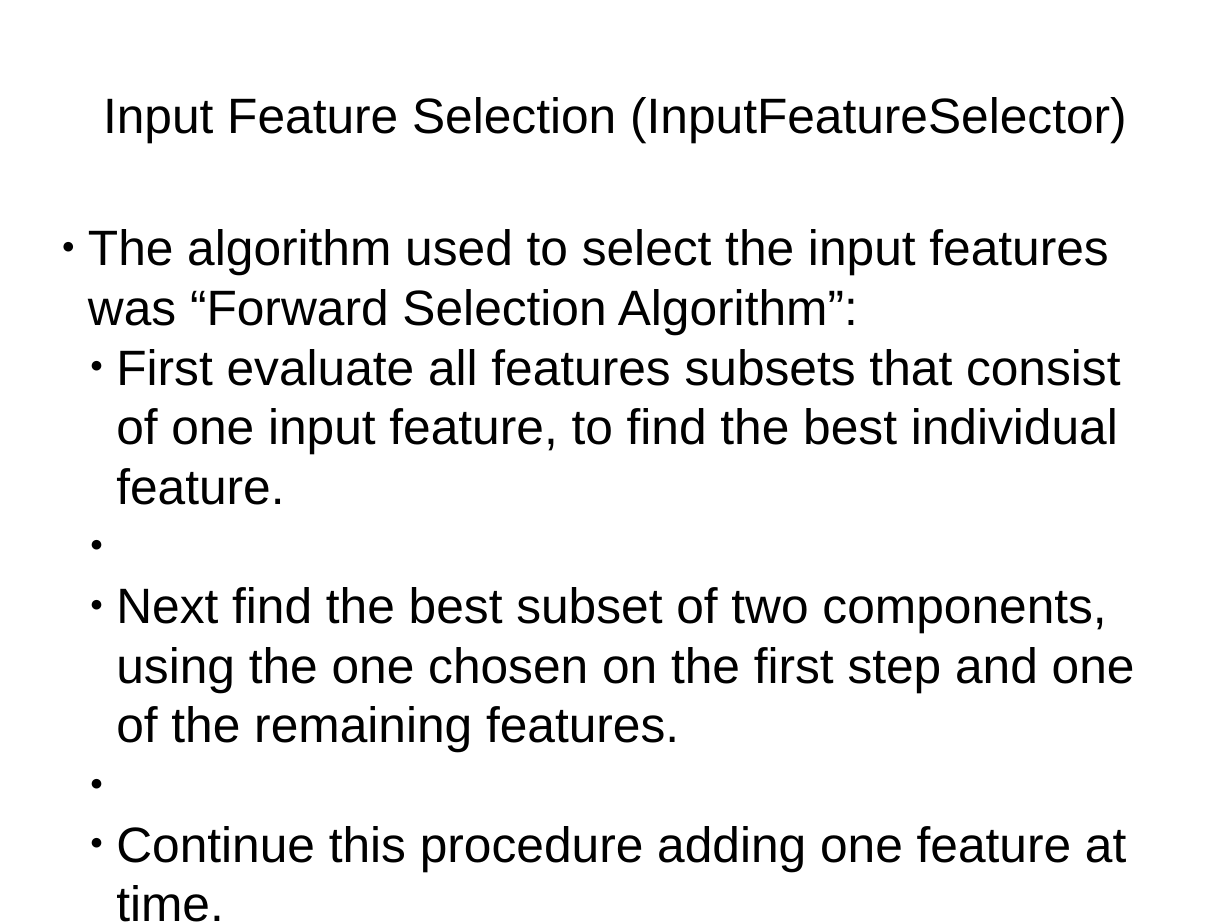
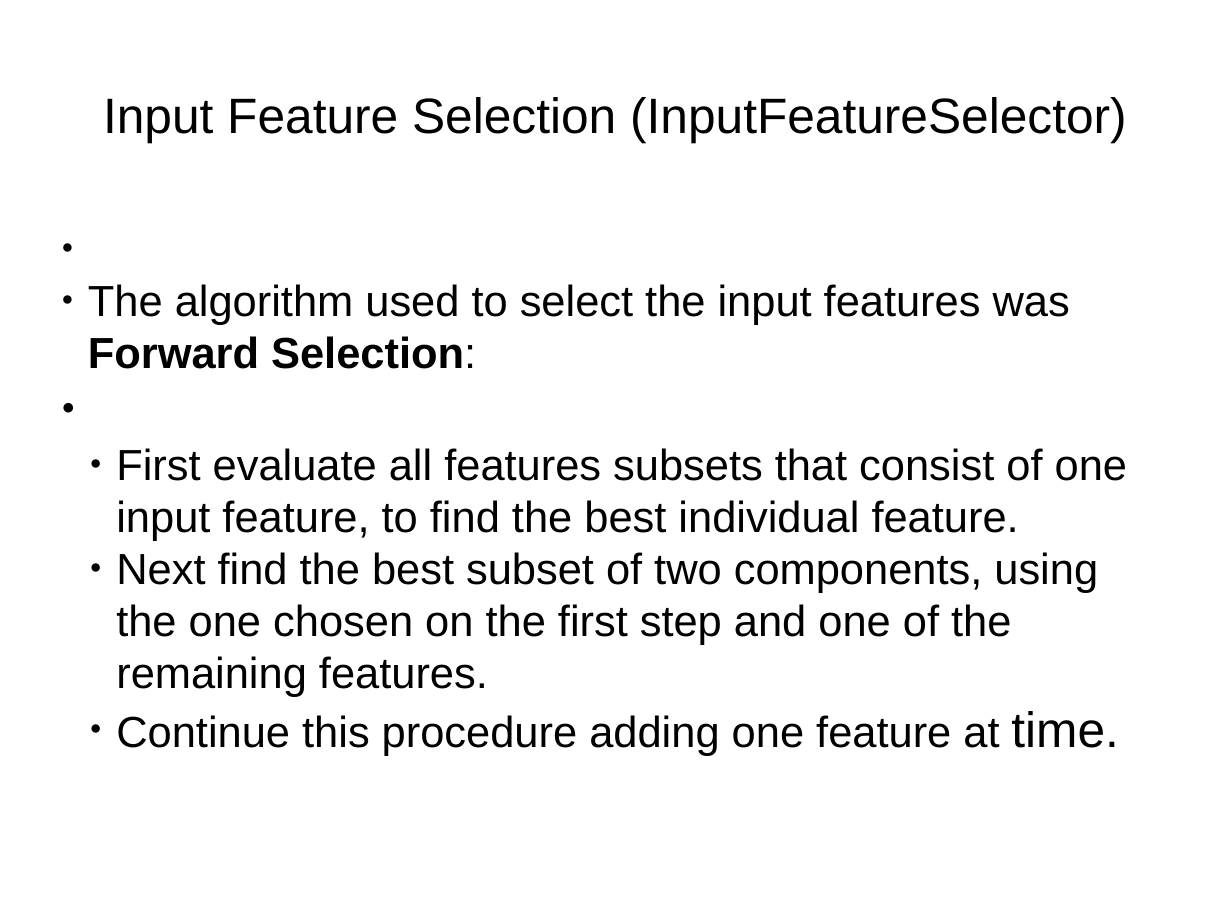
Before and after one commit to sebastianmontero/ritsumeikan-written-docs, a slide deck: slide 14 of car-sales-prediction-presentation.pptx (slide 11 before the commit). Drawn at 1232x924 pixels with LibreOffice and Linux fonts; fonts in the diff are those of the drawing. Boxes give left, top, right and bottom in pixels: in the first picture for what was removed or moved away, otherwise in the second. Text is boxed around its words. In the diff, an @@ line names an element or a change of style, - is before the commit and + after.

```diff
--- a/car-sales-prediction-presentation.pptx
+++ b/car-sales-prediction-presentation.pptx
@@ text at box(88, 284, 1070, 369): text changed; size 32 to 28 pt @@
-● The algorithm used to select the input features was “Forward Selection Algorithm”:
+● The algorithm used to select the input features was Forward Selection:
@@ text at box(116, 448, 1127, 756): size 32 to 28 pt in "First evaluate all features subsets that consist ...", "Next find the best subset of two ...", "Continue this procedure adding one feature at" @@
```
Also in this commit, not shown: 9 other slides changed, 9 slides added, 2 slides removed, 6 other files.
